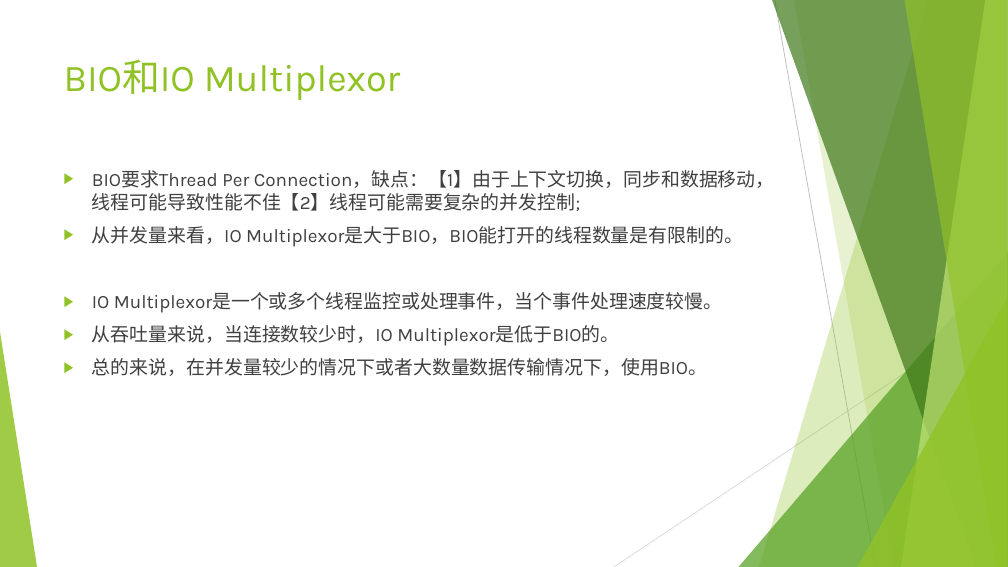
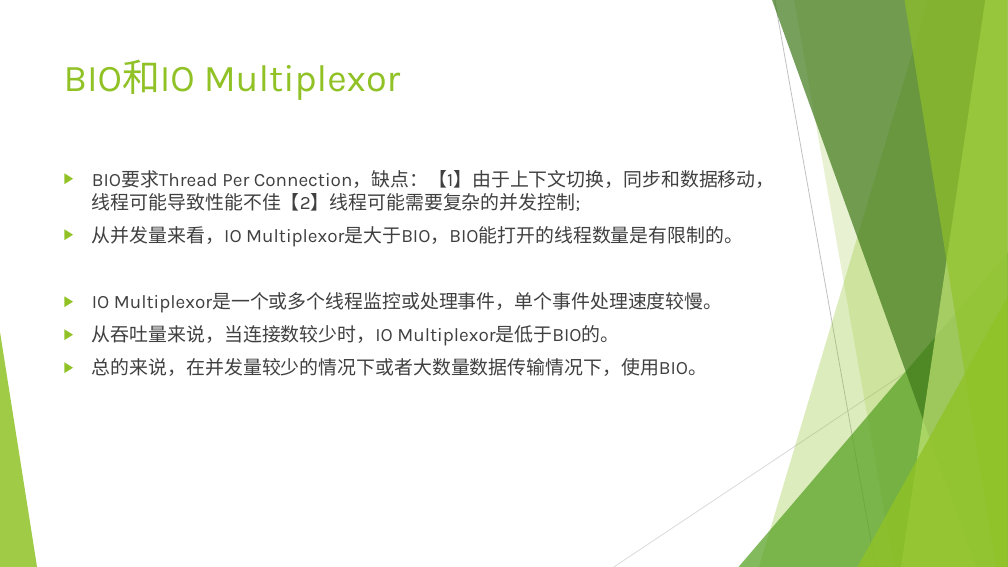
Before and after one commit to JyinChan/report, a slide deck: slide 13 of report.pptx (slide 14 before the commit). Drawn at 1008x567 pixels with LibreOffice and Linux fonts; fonts in the diff are those of the drawing. Boxes give left, top, right and bottom in pixels: in the first picture for what was removed or moved away, otherwise in the second. Text is boxed around its words. In the diff, an @@ line names an element or a change of style, - is before the commit and + after.

```diff
--- a/report.pptx
+++ b/report.pptx
@@ text at (92,292,723,313): text changed @@
-▶ IO Multiplexor是一个或多个线程监控或处理事件，当个事件处理速度较慢。
+▶ IO Multiplexor是一个或多个线程监控或处理事件，单个事件处理速度较慢。
```
Also in this commit, not shown: 3 other slides changed, 1 slide removed.
